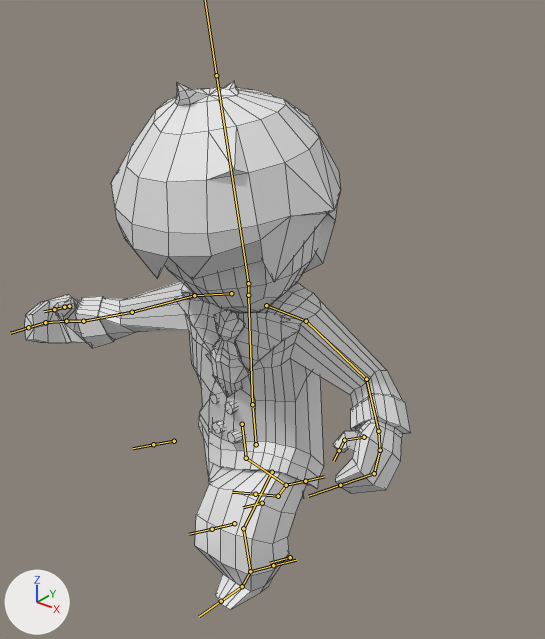
An edit to the FBX model Progetto/Assets/Player/Model/Markus.fbx, drawn before and after from the same camera.
The view is the same before and after, from a 50 mm camera at (6.39, -7.44, 8.63) aimed at (0.41, 0.05, 3.98). Every picture has the same lights, and +X, +Y and +Z are marked at lower left. Both versions are drawn at frame 1 of the action 'Armature|Action.001'; the numbers are the values there. The bones that bend it are drawn over the model as lines. Mesh edges are drawn as thin lines.

The first picture shows 'Markus_model'.
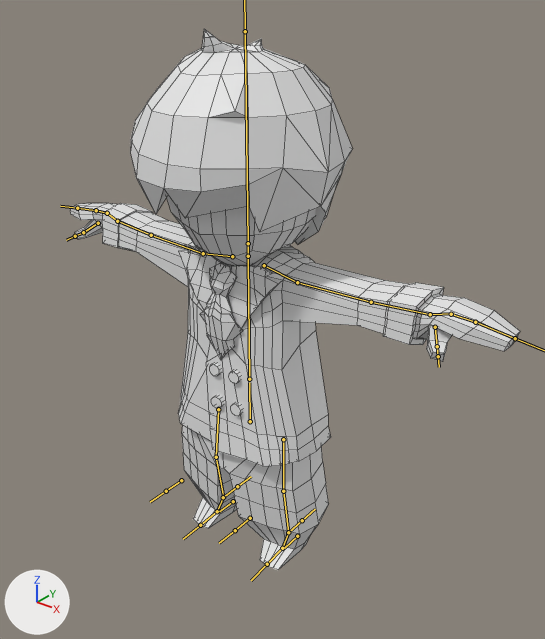
What differs and where, as boxes [x1, y1, x2, y2] in the pictures (545 x 639 px):
'Markus_model', posed (17% wider)
    before: [25, 80, 411, 610]
    after: [70, 29, 520, 570]
bone 'BaseBone', root to tip
    before: (256, 444) to (253, 408)
    after: (250, 421) to (249, 382)
bone 'ChestBone', root to tip
    before: (252, 404) to (248, 297)
    after: (249, 379) to (248, 258)
bone 'NeckBone', root to tip
    before: (248, 295) to (248, 283)
    after: (248, 256) to (248, 243)
bone 'HeadBone', root to tip
    before: (248, 283) to (216, 75)
    after: (248, 243) to (245, 31)
bone 'ShoulderBone_L', root to tip
    before: (266, 305) to (306, 321)
    after: (264, 265) to (297, 282)
bone 'UpperArmBone_L', root to tip
    before: (306, 321) to (366, 379)
    after: (297, 282) to (371, 302)
bone 'LowerArmBone_L', root to tip
    before: (366, 379) to (378, 431)
    after: (371, 302) to (430, 314)
bone 'HandBone_L', root to tip
    before: (378, 431) to (380, 453)
    after: (430, 314) to (454, 313)
bone 'FingerBone2_L', root to tip
    before: (374, 473) to (340, 485)
    after: (475, 322) to (515, 338)
bone 'InchBone1_L', root to tip
    before: (364, 437) to (344, 440)
    after: (435, 327) to (437, 346)
bone 'InchBone2_L', root to tip
    before: (344, 440) to (339, 450)
    after: (437, 346) to (438, 356)
bone 'ShoulderBone_R', root to tip
    before: (231, 293) to (194, 295)
    after: (232, 256) to (203, 253)
bone 'UpperArmBone_R', root to tip
    before: (194, 295) to (132, 312)
    after: (203, 253) to (151, 235)
bone 'LowerArmBone_R', root to tip
    before: (132, 312) to (83, 321)
    after: (151, 235) to (117, 221)
bone 'HandBone_R', root to tip
    before: (83, 321) to (64, 321)
    after: (117, 221) to (105, 212)
bone 'FingerBone2_R', root to tip
    before: (45, 322) to (28, 327)
    after: (96, 210) to (77, 208)
bone 'InchBone1_R', root to tip
    before: (69, 306) to (64, 307)
    after: (98, 223) to (83, 232)
bone 'InchBone2_R', root to tip
    before: (64, 307) to (54, 309)
    after: (83, 232) to (75, 236)
bone 'UpperLegBone_L', root to tip
    before: (272, 472) to (243, 528)
    after: (283, 439) to (283, 491)
bone 'LowerLegBone_L', root to tip
    before: (243, 528) to (250, 571)
    after: (283, 491) to (288, 532)
bone 'UpperLegBone_R', root to tip
    before: (242, 424) to (246, 458)
    after: (218, 409) to (216, 457)
bone 'LowerLegBone_R', root to tip
    before: (246, 458) to (286, 485)
    after: (216, 457) to (223, 497)
bone 'FootBone_R', root to tip
    before: (286, 485) to (278, 496)
    after: (223, 497) to (217, 511)
bone 'ToesBone_R', root to tip
    before: (278, 496) to (255, 494)
    after: (217, 511) to (200, 525)

The edits, one by one:
Bone 'BaseBone' (bone_basebone) moves from (0.14, -0.35, 0.03) to (0.0, 0.0, 0.0).
Bone 'BaseBone' (bone_basebone) turns from (5, -29, -2) to (0, 0, 0) degrees about its own x, y and z.
Bone 'ChestBone' (bone_chestbone) turns from (0, 36, -7) to (0, 0, 0) degrees about its own x, y and z.
Bone 'NeckBone' (bone_neckbone) turns from (2, 0, -2) to (0, 0, 0) degrees about its own x, y and z.
Bone 'HeadBone' (bone_headbone) turns from (-3, 4, 10) to (0, 0, 0) degrees about its own x, y and z.
Bone 'ShoulderBone_L' (bone_shoulderbone_l) turns from (-7, -2, 1) to (0, 0, 0) degrees about its own x, y and z.
Bone 'UpperArmBone_L' (bone_upperarmbone_l) turns from (0, -17, -41) to (0, 0, 0) degrees about its own x, y and z.
Bone 'LowerArmBone_L' (bone_lowerarmbone_l) turns from (58, 13, 1) to (0, 0, 0) degrees about its own x, y and z.
Bone 'HandBone_L' (bone_handbone_l) turns from (5, -17, -23) to (0, 0, 0) degrees about its own x, y and z.
Bone 'FingerBone2_L' (bone_fingerbone2_l) turns from (3, 3, -60) to (0, 0, 0) degrees about its own x, y and z.
Bone 'InchBone1_L' (bone_inchbone1_l) turns from (22, 70, -28) to (51, 23, 11) degrees about its own x, y and z.
Bone 'InchBone2_L' (bone_inchbone2_l) turns from (-57, 1, -17) to (0, 0, -15) degrees about its own x, y and z.
Bone 'ShoulderBone_R' (bone_shoulderbone_r) turns from (12, -3, 5) to (0, 0, 0) degrees about its own x, y and z.
Bone 'UpperArmBone_R' (bone_upperarmbone_r) turns from (4, 27, 23) to (0, 0, 0) degrees about its own x, y and z.
Bone 'LowerArmBone_R' (bone_lowerarmbone_r) turns from (24, 56, 20) to (0, 0, 0) degrees about its own x, y and z.
Bone 'HandBone_R' (bone_handbone_r) turns from (15, 22, 20) to (0, 0, 0) degrees about its own x, y and z.
Bone 'FingerBone2_R' (bone_fingerbone2_r) turns from (3, -3, 60) to (0, 0, 0) degrees about its own x, y and z.
Bone 'InchBone1_R' (bone_inchbone1_r) turns from (22, -70, 28) to (51, -23, -11) degrees about its own x, y and z.
Bone 'InchBone2_R' (bone_inchbone2_r) turns from (-57, -1, 17) to (0, 0, 15) degrees about its own x, y and z.
Bone 'UpperLegBone_L' (bone_upperlegbone_l) turns from (49, -26, 11) to (0, -2, 0) degrees about its own x, y and z.
Bone 'LowerLegBone_L' (bone_lowerlegbone_l) turns from (-49, -4, -10) to (0, 0, 0) degrees about its own x, y and z.
Bone 'UpperLegBone_R' (bone_upperlegbone_r) turns from (-9, 18, -13) to (0, 2, 0) degrees about its own x, y and z.
Bone 'LowerLegBone_R' (bone_lowerlegbone_r) turns from (-32, 2, 7) to (0, 0, 0) degrees about its own x, y and z.
Bone 'FootBone_R' (bone_footbone_r) turns from (32, 0, 11) to (0, 0, 0) degrees about its own x, y and z.
Bone 'ToesBone_R' (bone_toesbone_r) turns from (18, -8, -1) to (0, 0, 0) degrees about its own x, y and z.
